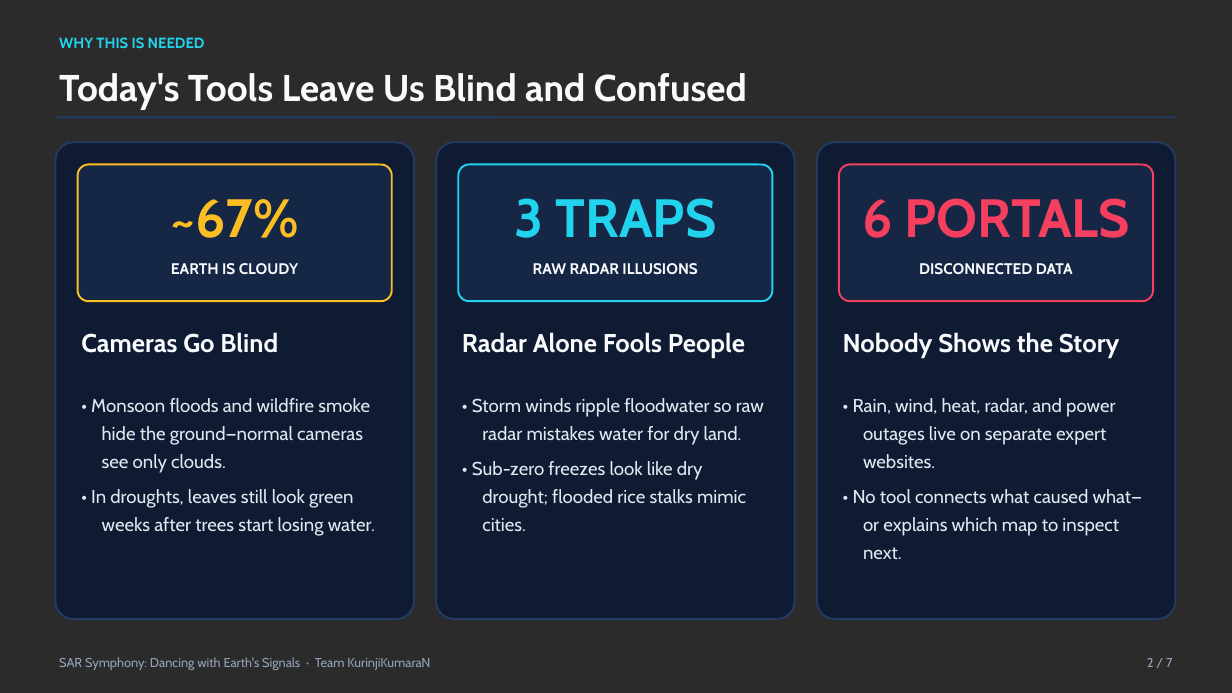
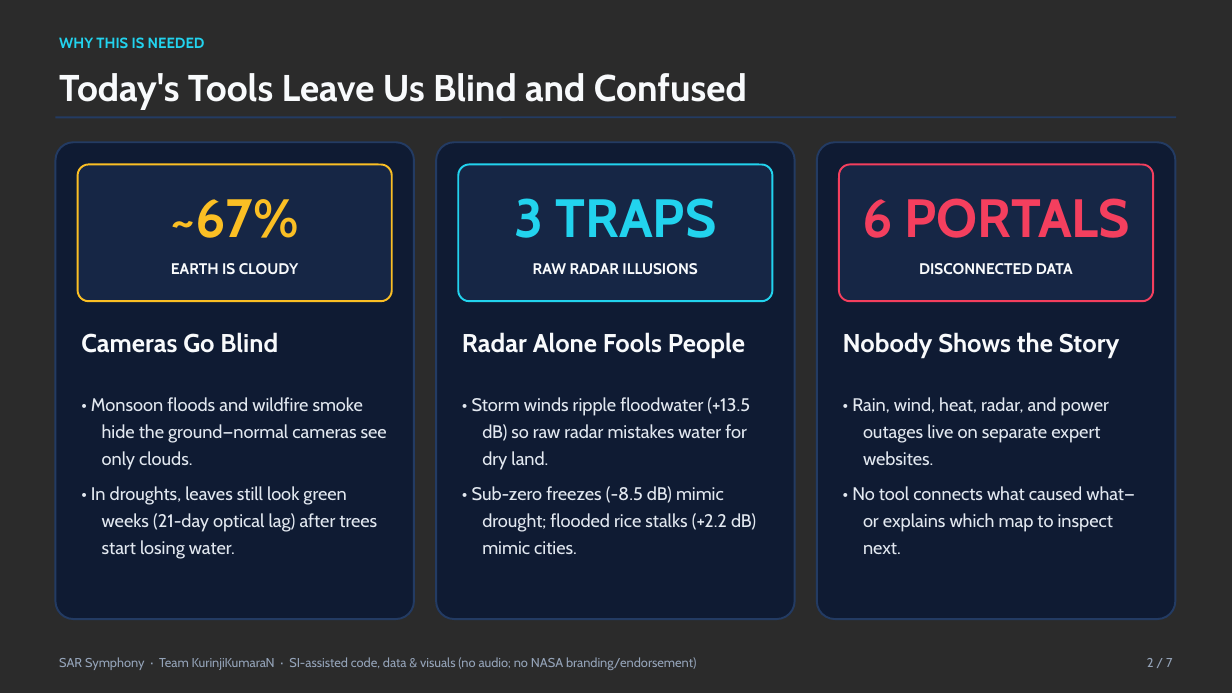
Before and after one commit to relatively-simple/SAR-Symphony, a slide deck: slide 2 of pitch/SAR_Symphony_Dancing_With_The_SARs_Pitch.pptx. Drawn at 1232x693 pixels with LibreOffice and Linux fonts; fonts in the diff are those of the drawing; background and template pictures are left out; a plain dark background stands for a picture behind light text. Boxes give left, top, right and bottom in pixels: in the first picture for what was removed or moved away, otherwise in the second. Text is boxed around its words. In the diff, an @@ line names an element or a change of style, - is before the commit and + after.

Commit message:
Add NASA Space Apps SI compliance watermarks, metadata disclosures, and optimize studio

```diff
--- a/pitch/SAR_Symphony_Dancing_With_The_SARs_Pitch.pptx
+++ b/pitch/SAR_Symphony_Dancing_With_The_SARs_Pitch.pptx
@@ text "• Rain, wind, heat, radar, ..." at (852, 397, 1135, 554): size 14.5 to 14.2 pt; line spacing 1.25 to 1.24 @@
@@ text at (91, 397, 387, 470): size 14.5 to 14.2 pt in "• Monsoon floods and wildfire smoke hide ..."; line spacing 1.25 to 1.24 @@
@@ text at (472, 397, 756, 554): text changed; size 14.5 to 14.2 pt @@
-• Storm winds ripple floodwater so raw radar mistakes water for dry land.
-• Sub-zero freezes look like dry drought; flooded rice stalks mimic cities.
+• Storm winds ripple floodwater (+13.5 dB) so raw radar mistakes water for dry land.
+• Sub-zero freezes (-8.5 dB) mimic drought; flooded rice stalks (+2.2 dB) mimic cities.
@@ text at (91, 486, 377, 559): text changed; size 14.5 to 14.2 pt @@
-• In droughts, leaves still look green weeks after trees start losing water.
+• In droughts, leaves still look green weeks (21-day optical lag) after trees start losing water.
@@ text at (59, 657, 696, 670): text changed @@
-SAR Symphony: Dancing with Earth's Signals · Team KurinjiKumaraN
+SAR Symphony · Team KurinjiKumaraN · SI-assisted code, data & visuals (no audio; no NASA branding/endorsement)
```
Also in this commit, not shown: 5 other slides changed, 1 slide added, 1 slide removed, 42 other files.
